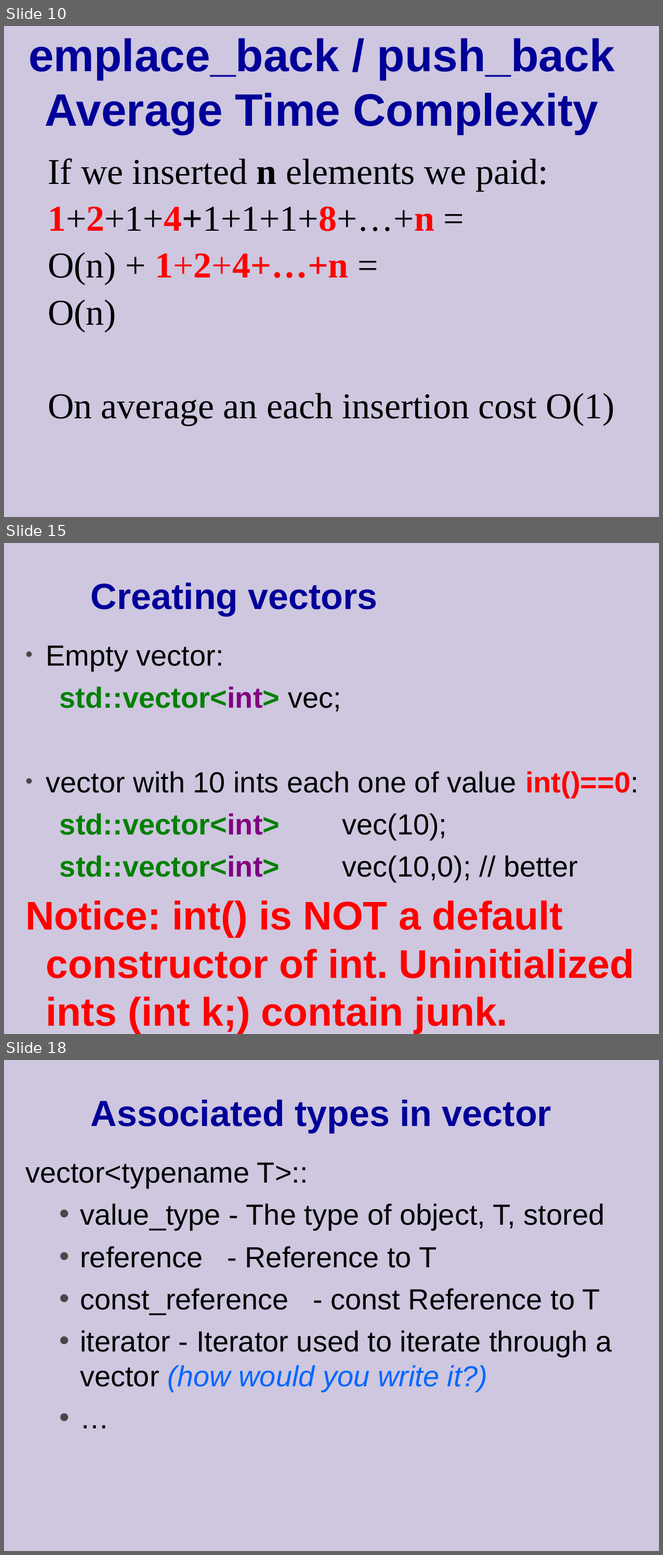
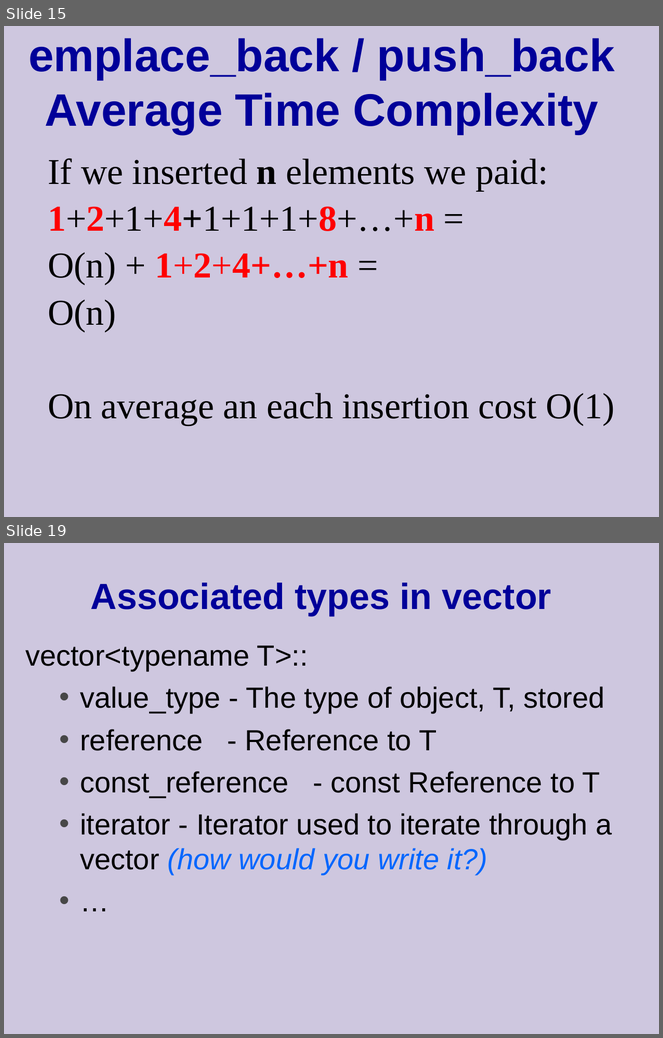
Before and after one commit to cpp-at-ariel/cpp-5779, a slide deck: 10-stl-containers/slides.odp. Shown one above the other, each under a label of ours: slides 10, 15 and 18 before the commit, slides 15 and 19 after it; the slides between them are not shown. The pictures are 663x1555 and 663x1038 pixels, drawn with LibreOffice and Linux fonts; fonts in the diff are those of the drawing. Boxes give left, top, right and bottom in pixels: in the first picture for what was removed or moved away, otherwise in the second. Text is boxed around its words. In the diff, an @@ line names an element or a change of style, - is before the commit and + after.

```diff
--- a/10-stl-containers/slides.odp
+++ b/10-stl-containers/slides.odp
@@ slide 15 removed at (x1=4, y1=543, x2=659, y2=1034), background #CEC7DF @@
@@ title removed at (x1=91, y1=583, x2=378, y2=616) @@
-Creating vectors
@@ text removed at (x1=25, y1=645, x2=639, y2=1034) @@
-• Empty vector:
-std::vector<int> vec;
-• vector with 10 ints each one of value int()==0:
-std::vector<int> vec(10);
-std::vector<int> vec(10,0); // better
-Notice: int() is NOT a default constructor of int. Uninitialized ints (int k;) contain junk.
@@ what was slide 10 is now slide 15 @@
@@ what was slide 18 is now slide 19 @@
```
Also in this commit, not shown: 12 slides changed, 3 slides added, 4 other slides removed, 11 other files.
